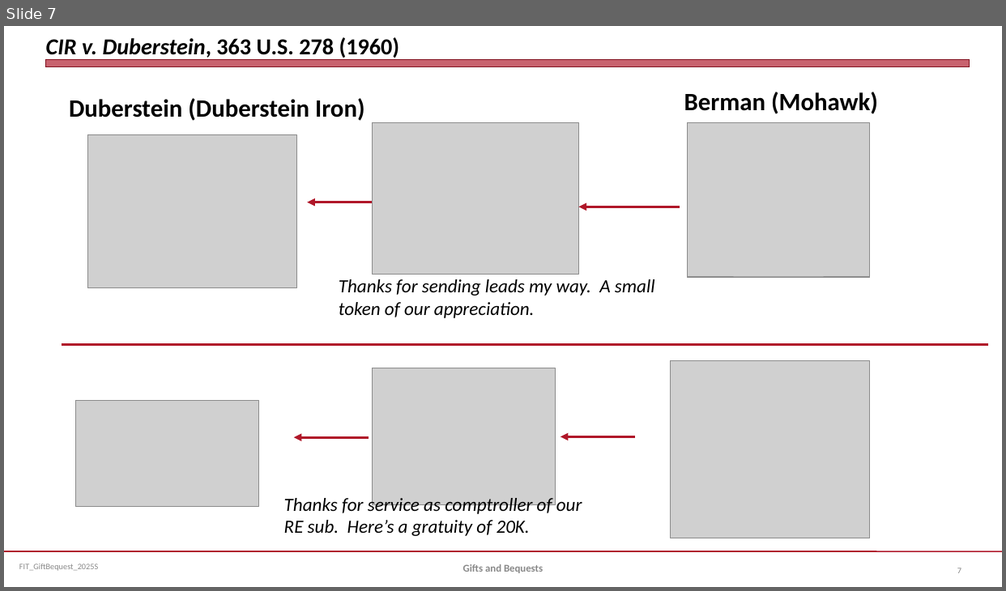
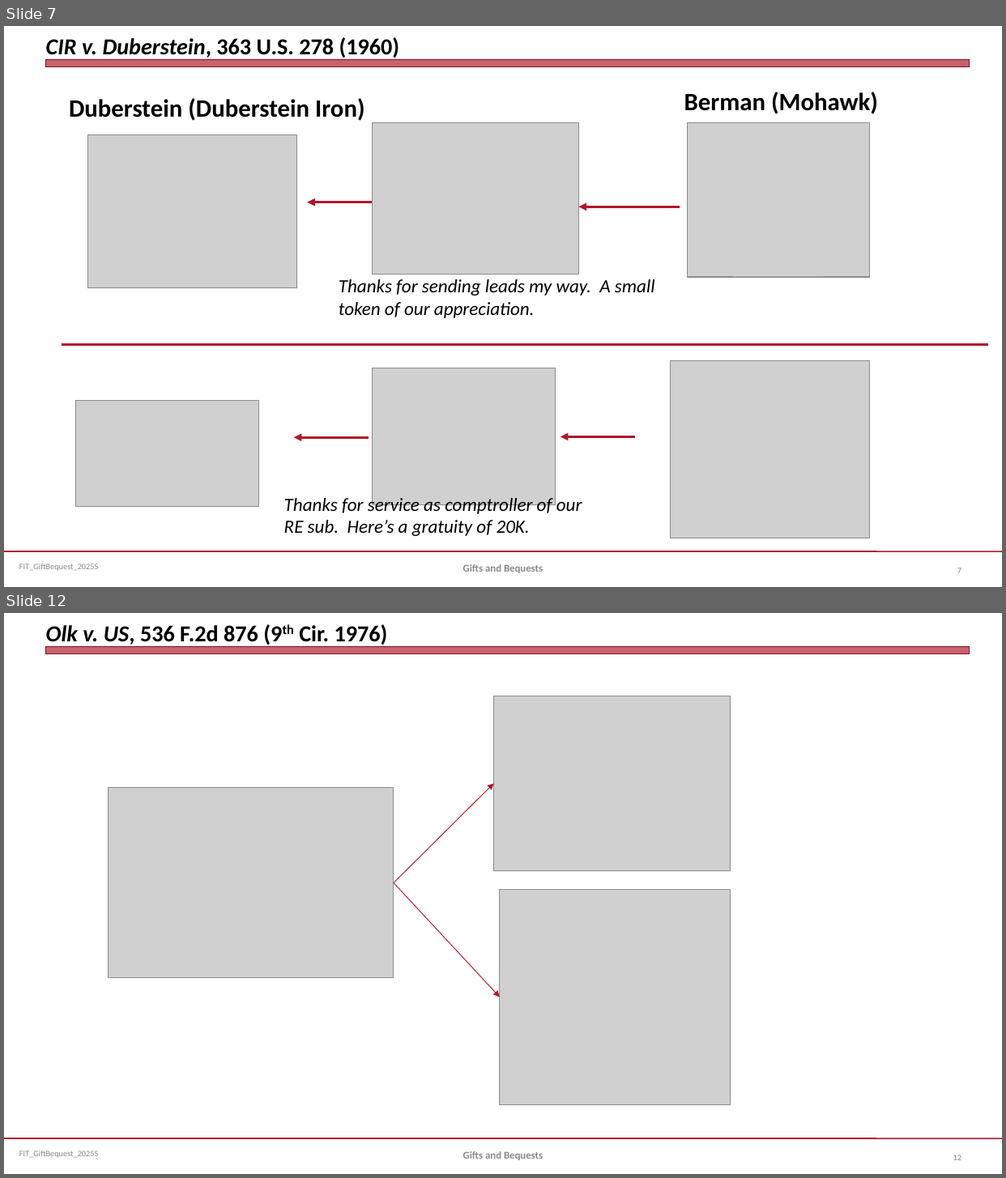
Before and after one commit to jmc877/Fed-Income-Tax, a slide deck: slides/FIT_GiftBequest_2025S.pptx. Shown one above the other, each under a label of ours: slide 7 before the commit, slides 7 and 12 after it; the slides between them are not shown. The pictures are 1006x591 and 1006x1178 pixels, drawn with LibreOffice and Linux fonts; fonts in the diff are those of the drawing; grey boxes stand for pictures. Boxes give left, top, right and bottom in pixels: in the first picture for what was removed or moved away, otherwise in the second. Text is boxed around its words. In the diff, an @@ line names an element or a change of style, - is before the commit and + after.

```diff
--- a/slides/FIT_GiftBequest_2025S.pptx
+++ b/slides/FIT_GiftBequest_2025S.pptx
@@ slide 12 added at <box>4,613,1002,1174</box>, background #FFFFFF; not listed: 3 template elements that a slide beside it also shows @@
@@ title added at <box>46,624,388,647</box>, 22 pt, text #000000, bold @@
+Olk v. US, 536 F.2d 876 (9th Cir. 1976)
@@ picture added at <box>493,696,731,871</box> @@
@@ picture added at <box>108,788,394,978</box> @@
@@ arrow added from (394, 884) to (493, 784), #B0182A 0.75 pt @@
@@ arrow added from (394, 884) to (500, 997), #B0182A 0.75 pt @@
@@ picture added at <box>500,890,731,1105</box> @@
@@ text added at <box>463,1152,543,1161</box>, 10 pt, text #898989, bold @@
+Gifts and Bequests
@@ page number added at <box>953,1155,961,1161</box>, 8 pt, text #808080 @@
+12
```
Also in this commit, not shown: 3 slides changed, 2 other slides added.
